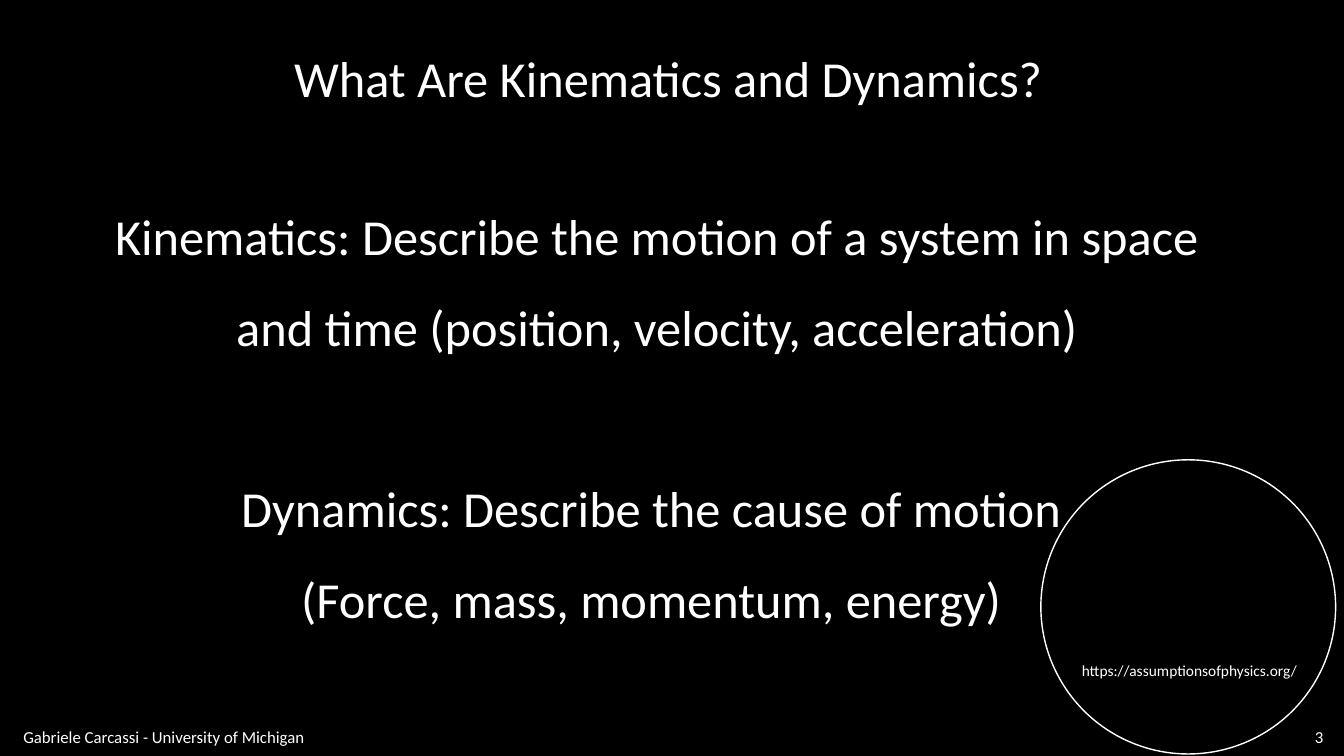
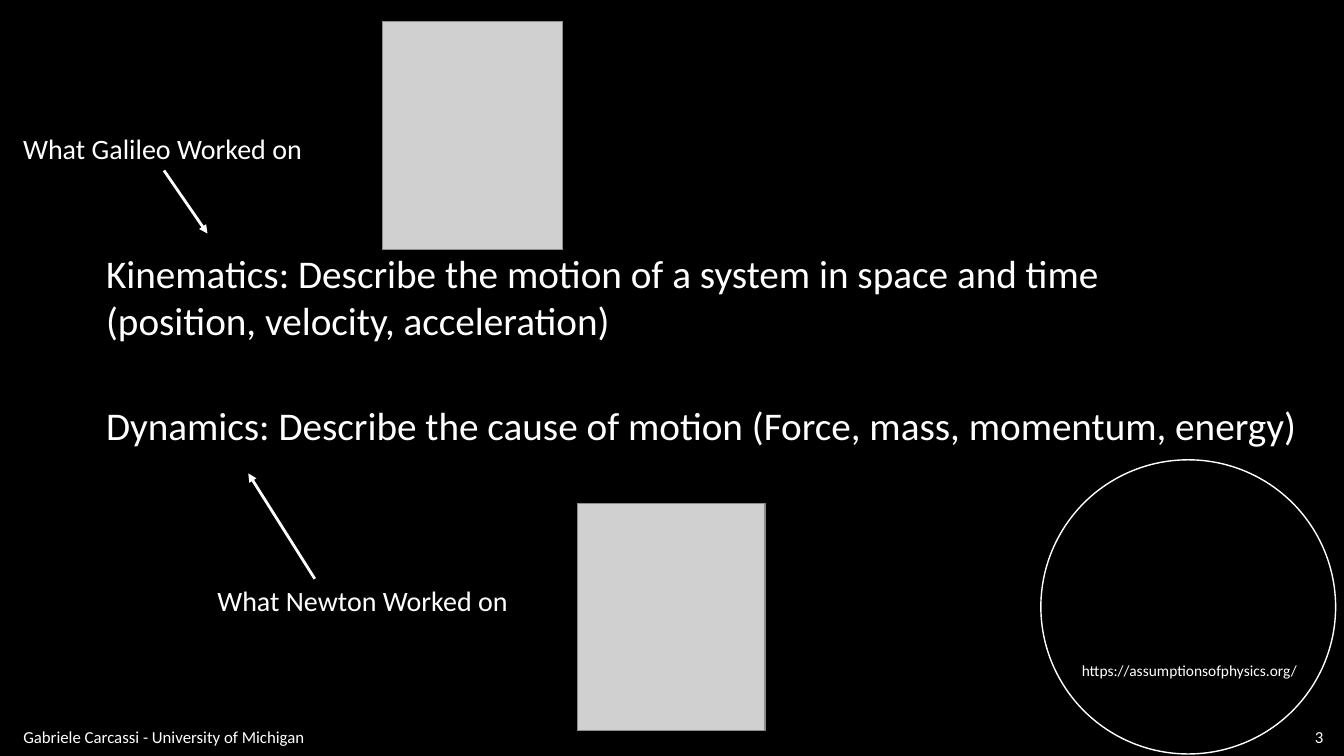
Before and after one commit to assumptionsofphysics/slides, a slide deck: slide 3 of BookCompanions-v2/RP-Class-2.pptx. Drawn at 1344x756 pixels with LibreOffice and Linux fonts; fonts in the diff are those of the drawing; grey boxes stand for pictures; background and template pictures are left out. Boxes give left, top, right and bottom in pixels: in the first picture for what was removed or moved away, otherwise in the second. Text is boxed around its words. In the diff, an @@ line names an element or a change of style, - is before the commit and + after.

```diff
--- a/BookCompanions-v2/RP-Class-2.pptx
+++ b/BookCompanions-v2/RP-Class-2.pptx
@@ picture added at (383,21,564,250) @@
@@ text removed at (294,62,1042,105) @@
-What Are Kinematics and Dynamics?
@@ text added at (23,139,301,160), 20 pt, text #FFFFFF @@
+What Galileo Worked on
@@ arrow added from (164, 170) to (208, 234), #FFFFFF 2 pt @@
@@ text "Kinematics: Describe the motion of ...": place and size @@
-text "Kinematics: Describe the motion of ..." at (115,220,1199,627)
+text "Kinematics: Describe the motion of ..." at (106,260,1099,342)
@@ text "Kinematics: Describe the motion of ..." at (106,260,1099,342): size 36 to 28 pt; alignment centre to left; line spacing 1.5 to 1 @@
@@ text added at (106,411,1296,447), 28 pt, text #FFFFFF @@
+Dynamics: Describe the cause of motion (Force, mass, momentum, energy)
@@ arrow added from (315, 579) to (248, 474), #FFFFFF 2 pt @@
@@ text at (241,492,1061,627): paragraphs removed @@
-Dynamics: Describe the cause of motion
-(Force, mass, momentum, energy)
@@ picture added at (577,504,765,731) @@
@@ text added at (217,591,508,612), 20 pt, text #FFFFFF @@
+What Newton Worked on
```
Also in this commit, not shown: 9 other slides changed, 3 slides removed, 1 other file.
